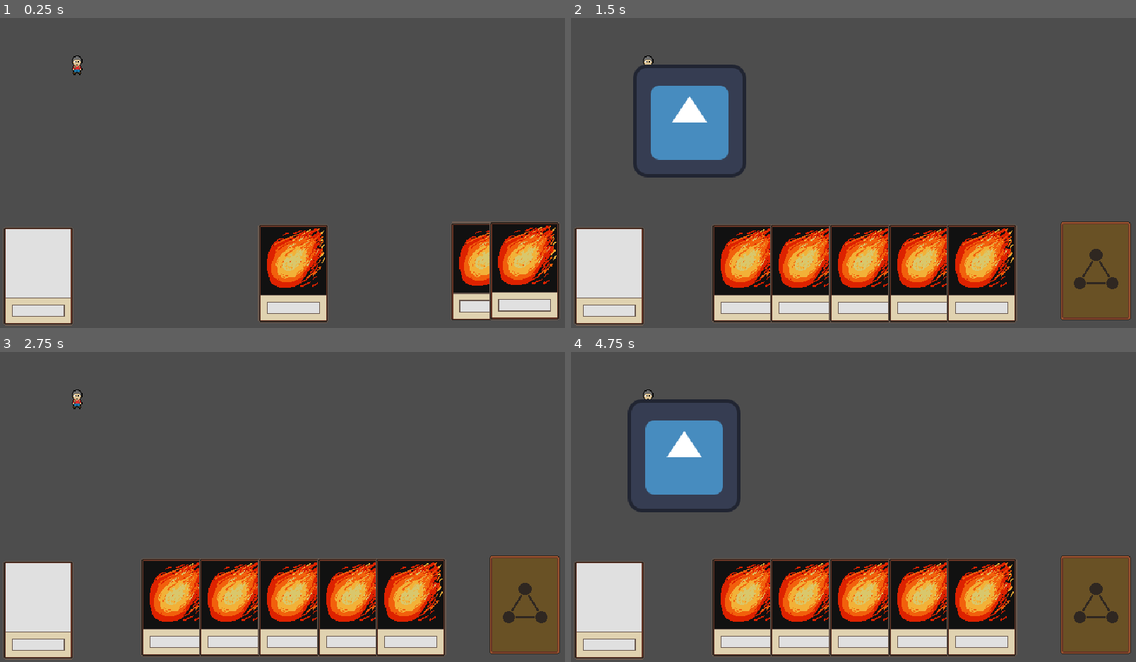
Above: before the commit, frames 1-4 (two rows, left to right).
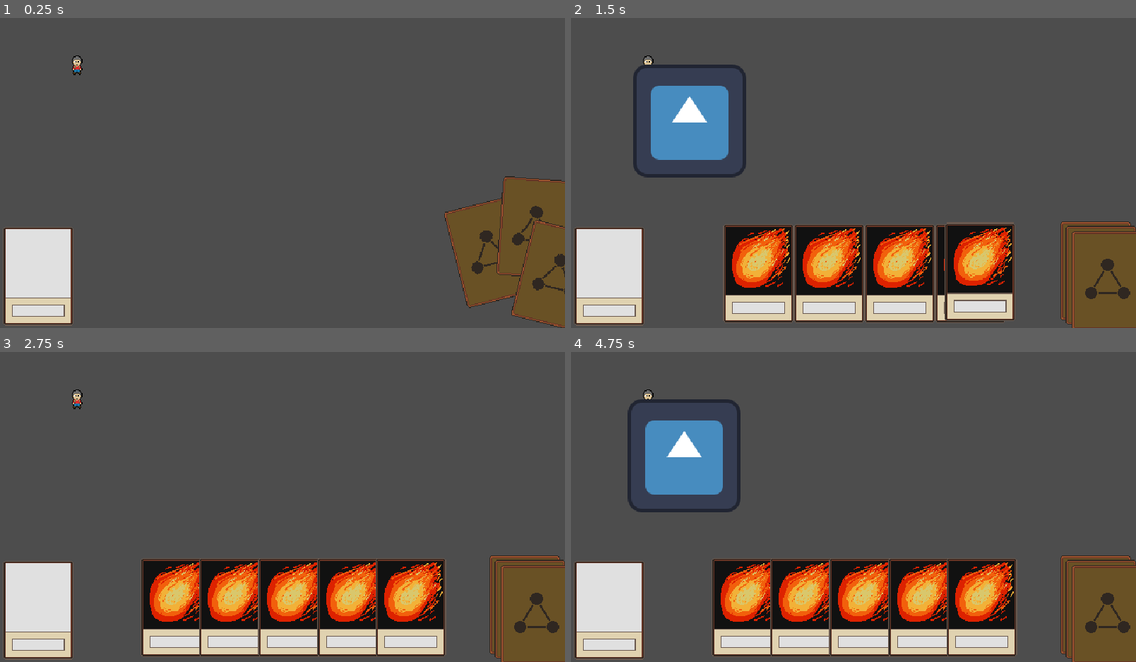
Above: after the commit, the same moments.

Repository: HaywardMorihara/action-card-game
Game: Godot game, scene res://Main.tscn
Same seed, same stepped clock (60 frames per second), same inputs: the game is played once before the commit and once after it. The engine's default icon, where the game draws it, is replaced by a stand-in: a white triangle on a blue panel in a dark square.
Inputs (mouse positions are in pixels of both pictures, inside the frame that each line leads up to):
- Up to frame 1 (0.25 s): no input
- Up to frame 2 (1.5 s): move the mouse to (977, 154) at 0.52 s; press the mouse at (977, 154) at 0.53 s; tap Space (ui_select) at 0.77 s; move the mouse to (740, 185) at 1.27 s; release the mouse at (740, 185) at 1.28 s; click (740, 185) at 1.35 s
- Up to frame 3 (2.75 s): tap Space (ui_select) at 1.52 s; tap Enter at 2 s; move the mouse to (339, 432) at 2.02 s; press the mouse at (339, 432) at 2.03 s
- Up to frame 4 (4.75 s): tap Space (ui_select) at 2.75, 3.02, 3.77, 4.52 s; move the mouse to (825, 565) at 2.77 s; release the mouse at (825, 565) at 2.78 s; click (825, 565) at 2.85 s; move the mouse to (1023, 550) at 3.52 s; press the mouse at (1023, 550) at 3.53 s; move the mouse to (684, 454) at 4.27 s; release the mouse at (684, 454) at 4.28 s; click (684, 454) at 4.35 s

The runs differ from the first frame. In frame 1, 13% of the frame differs, in the area x 45-100%, y 51-100%; in frame 2, 11%; in frame 3, 1.8%; in frame 4, 1.8%.

Commit message:
Deck Shuffle Animation....and learned about 'await'

Diff:
--- a/Main.gd
+++ b/Main.gd
@@ -5,5 +5,6 @@
 func _ready():
 	GlobalSignals.execute.connect(_on_execute_call_card_effect);
 
+# TODO Should this be refactored to use https://docs.godotengine.org/en/stable/tutorials/scripting/gdscript/gdscript_basics.html#awaiting-for-signals-or-coroutines
 func _on_execute_call_card_effect(card_effect : Callable):
 	card_effect.call(world);
--- a/card_game/CardGame.gd
+++ b/card_game/CardGame.gd
@@ -3,6 +3,7 @@
 @onready var deck : Deck = $Deck
 @onready var hand : Hand = $Hand
 
+# TODO Should this be refactored to use awaits? https://docs.godotengine.org/en/stable/tutorials/scripting/gdscript/gdscript_basics.html#awaiting-for-signals-or-coroutines
 var _animation_queue : Array[Callable] = []
 var _is_card_animation_in_progress : bool = false
 
@@ -10,6 +11,8 @@
 	# TODO Is this needed? Should it be here?
 #	GlobalSignals.draw_cards.connect(draw_cards)
 	# TODO Remove - for testing
+	shuffle_deck();
+	await deck.shuffle_finished
 	draw_cards(5);
 
 func _physics_process(delta):
@@ -46,8 +49,7 @@
 	return false
 
 func shuffle_deck():
-	# TODO
-	pass
+	deck.shuffle();
 
 # Remove from Deck
 func remove_from_deck(card : Card) -> Card:
@@ -120,6 +122,7 @@
 
 # Private Functions
 
+# TODO Refactor to use await?
 func _draw_card():
 	var next_card : Card = deck.draw_card() as Card;
 	if not next_card:
--- a/card_game/card/CardEffect.gd
+++ b/card_game/card/CardEffect.gd
@@ -2,6 +2,7 @@
 #class_name CardEffect extends Resource
 class_name CardEffect extends Node
 
+# TODO Should this be refactored to use await? https://docs.godotengine.org/en/stable/tutorials/scripting/gdscript/gdscript_basics.html#awaiting-for-signals-or-coroutines
 var next_effect : CardEffect
 
 func get_description() -> String:
--- a/card_game/deck/Deck.gd
+++ b/card_game/deck/Deck.gd
@@ -1,14 +1,19 @@
 class_name Deck extends Node2D
 
+signal shuffle_finished
+
 @export_dir var cards_directory : String = "res://card_game/cards"
+
+@onready var animation_player : AnimationPlayer = $AnimationPlayer
 
 var card_scene_name_to_scene : Dictionary = {}
 
 var contents : Array[Card]
 
+var animation_name_shuffle : String = "shuffle";
+
 func _ready():
 	_load_deck_contents();
-	shuffle();
 
 func draw_card() -> Card:
 	return contents.pop_front();
@@ -16,6 +21,10 @@
 func shuffle():
 	randomize();
 	contents.shuffle();
+	animation_player.play("shuffle");
+	# TODO SFX
+	await animation_player.animation_finished
+	shuffle_finished.emit();
 
 func remove(card : Card) -> Card:
 	for i in len(contents):
@@ -23,6 +32,14 @@
 			contents.remove_at(i);
 			return card;
 	return null
+
+func add_to_top(card : Card):
+	# TODO
+	pass
+
+func add_to_bottom(card : Card):
+	# TODO
+	pass
 
 # TODO
 func _load_deck_contents():
@@ -36,4 +53,4 @@
 			card_scene = load("%s/%s" % [cards_directory, card_scene_name]);
 			card_scene_name_to_scene[card_scene_name] = card_scene;
 		for i in saved_deck_contents[card_scene_name]:
-			contents.append(card_scene.instantiate())
+			contents.append(card_scene.instantiate());
--- a/card_game/deck/Deck.tscn
+++ b/card_game/deck/Deck.tscn
@@ -1,10 +1,106 @@
-[gd_scene load_steps=3 format=3 uid="uid://4tnlkd0gc7vf"]
+[gd_scene load_steps=5 format=3 uid="uid://4tnlkd0gc7vf"]
 
-[ext_resource type="Script" path="res://card_game/deck/Deck.gd" id="1_t7ann"]
-[ext_resource type="Texture2D" uid="uid://dtiqtg7mfxteo" path="res://card_game/card/card.png" id="2_o3cqm"]
+[ext_resource type="Script" path="res://card_game/deck/Deck.gd" id="1_xonxd"]
+[ext_resource type="Texture2D" uid="uid://dtiqtg7mfxteo" path="res://card_game/card/card.png" id="2_xxavu"]
+
+[sub_resource type="Animation" id="Animation_t5fmm"]
+resource_name = "shuffle"
+length = 0.5
+tracks/0/type = "value"
+tracks/0/imported = false
+tracks/0/enabled = true
+tracks/0/path = NodePath("TopCard:position")
+tracks/0/interp = 2
+tracks/0/loop_wrap = true
+tracks/0/keys = {
+"times": PackedFloat32Array(0, 0.3, 0.5),
+"transitions": PackedFloat32Array(1, 6.06286, 1),
+"update": 0,
+"values": [Vector2(0, 0), Vector2(-42, -23), Vector2(0, 0)]
+}
+tracks/1/type = "value"
+tracks/1/imported = false
+tracks/1/enabled = true
+tracks/1/path = NodePath("TopCard:rotation")
+tracks/1/interp = 2
+tracks/1/loop_wrap = true
+tracks/1/keys = {
+"times": PackedFloat32Array(0, 0.3, 0.5),
+"transitions": PackedFloat32Array(1, 4.75683, 1),
+"update": 0,
+"values": [0.0, -0.264497, 0.0]
+}
+tracks/2/type = "value"
+tracks/2/imported = false
+tracks/2/enabled = true
+tracks/2/path = NodePath("MiddleCard:position")
+tracks/2/interp = 2
+tracks/2/loop_wrap = true
+tracks/2/keys = {
+"times": PackedFloat32Array(0, 0.3, 0.5),
+"transitions": PackedFloat32Array(1, 10.5561, 1),
+"update": 0,
+"values": [Vector2(6, 5), Vector2(12, -52), Vector2(6, 5)]
+}
+tracks/3/type = "value"
+tracks/3/imported = false
+tracks/3/enabled = true
+tracks/3/path = NodePath("MiddleCard:rotation")
+tracks/3/interp = 1
+tracks/3/loop_wrap = true
+tracks/3/keys = {
+"times": PackedFloat32Array(0, 0.3, 0.5),
+"transitions": PackedFloat32Array(1, 1, 1),
+"update": 0,
+"values": [0.0, 0.095379, 0.0]
+}
+tracks/4/type = "value"
+tracks/4/imported = false
+tracks/4/enabled = true
+tracks/4/path = NodePath("BottomCard:position")
+tracks/4/interp = 1
+tracks/4/loop_wrap = true
+tracks/4/keys = {
+"times": PackedFloat32Array(0, 0.3, 0.5),
+"transitions": PackedFloat32Array(1, 7.46427, 1),
+"update": 0,
+"values": [Vector2(13, 11), Vector2(43, 4), Vector2(13, 11)]
+}
+tracks/5/type = "value"
+tracks/5/imported = false
+tracks/5/enabled = true
+tracks/5/path = NodePath("BottomCard:rotation")
+tracks/5/interp = 1
+tracks/5/loop_wrap = true
+tracks/5/keys = {
+"times": PackedFloat32Array(0, 0.3, 0.5),
+"transitions": PackedFloat32Array(1, 1, 1),
+"update": 0,
+"values": [0.0, 0.311863, 0.0]
+}
+
+[sub_resource type="AnimationLibrary" id="AnimationLibrary_ouhcy"]
+_data = {
+"shuffle": SubResource("Animation_t5fmm")
+}
 
 [node name="Deck" type="Node2D"]
-script = ExtResource("1_t7ann")
+script = ExtResource("1_xonxd")
 
-[node name="Sprite2D" type="Sprite2D" parent="."]
-texture = ExtResource("2_o3cqm")
+[node name="TopCard" type="Sprite2D" parent="."]
+texture = ExtResource("2_xxavu")
+
+[node name="MiddleCard" type="Sprite2D" parent="."]
+position = Vector2(6, 5)
+texture = ExtResource("2_xxavu")
+
+[node name="BottomCard" type="Sprite2D" parent="."]
+position = Vector2(13, 11)
+texture = ExtResource("2_xxavu")
+
+[node name="AnimationPlayer" type="AnimationPlayer" parent="."]
+libraries = {
+"": SubResource("AnimationLibrary_ouhcy")
+}
+
+[node name="ShuffleSFX" type="AudioStreamPlayer2D" parent="."]
--- a/card_game/discard_pile/DiscardPile.tscn
+++ b/card_game/discard_pile/DiscardPile.tscn
@@ -1,7 +1,7 @@
 [gd_scene load_steps=3 format=3 uid="uid://xrnqm8q6wu6o"]
 
 [ext_resource type="Texture2D" uid="uid://fe2habq28skx" path="res://card_game/card/blank_card_front.png" id="1_o1j3t"]
-[ext_resource type="Script" path="res://card_game/DiscardPile.gd" id="1_tyeiq"]
+[ext_resource type="Script" path="res://card_game/discard_pile/DiscardPile.gd" id="1_tyeiq"]
 
 [node name="DiscardPile" type="Node2D"]
 script = ExtResource("1_tyeiq")
Not shown, removed: card_game/DecF69C.tmp
